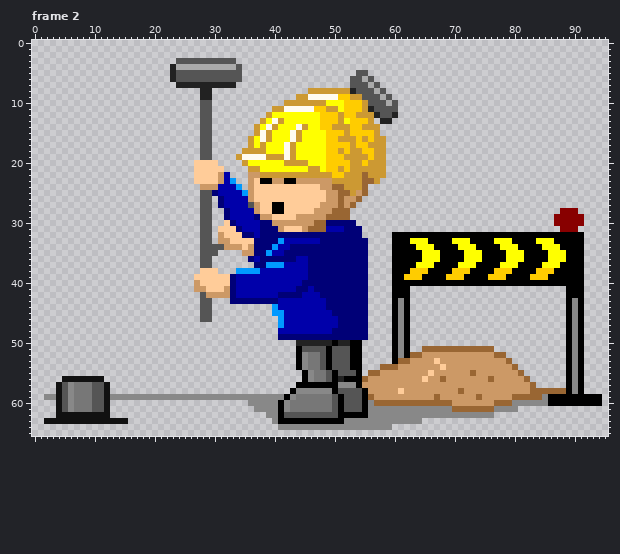
Animated GIF sprite: tutorials/interviewing/images/construction-1.gif. The first picture shows the starting point.
The file is 96x66 pixels, 6 frames. Shown: frame 2. The commit also changed other frames, which this record leaves out.
The same view after the edit:
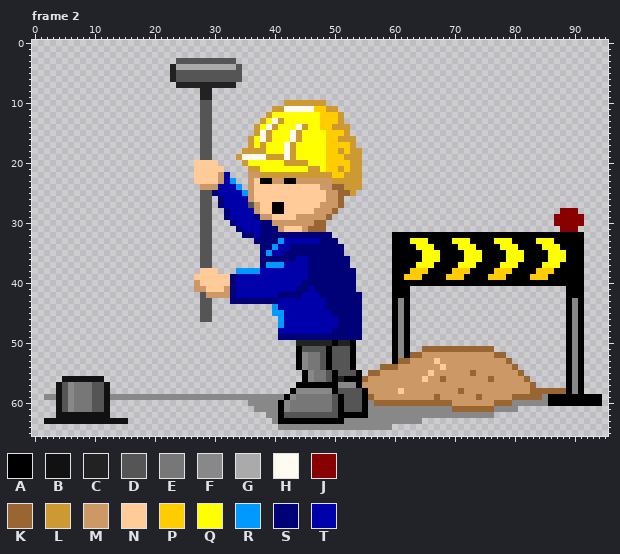
Palette (. is transparent): A #000000  B #111111  C #222222  D #555555  E #777777  F #888888  G #aaaaaa  H #fffbf0  J #880000  K #996633  L #cc9933  M #cc9966  N #ffcc99  P #ffcc00  Q #ffff00  R #0099ff  S #000077  T #0000aa
Diff:
Frame 2:
Colour A is removed in rows 50 to 54 at x 54.
Colour C is removed in row 8 at x 53; in row 11 at x 56; in row 12 at x 57 and 60; in row 13 at x 58 to 59.
Colour D is removed in row 5 at x 54 to 55; in row 6 at x 53 to 54 and 56; in row 7 at x 53 to 55 and 57; in row 8 at x 54 to 56 and 58; in row 9 at x 55 to 57 and 59; in row 10 at x 56 to 58 and 60.
Colour D is removed in row 11 at x 57 to 60; in row 12 at x 58 to 59; in row 34 at x 30 to 31; in row 35 at x 30.
Colour G is removed in row 6 at x 55; in row 7 at x 56; in row 8 at x 57; in row 9 at x 58; in row 10 at x 59.
Colour H is removed in row 9 at x 46 to 50.
Colour K is removed in row 22 at x 55; in row 23 at x 55 to 56; in rows 24 to 25 at x 55; in row 26 at x 54; in row 27 at x 53; in row 28 at x 51 to 52.
Colour K is removed in row 29 at x 50 to 52.
Colour L is removed in row 8 at x 46 to 52; in row 9 at x 44 to 45 and 53 to 54; in rows 10 to 11 at x 55; in row 12 at x 54 to 56; in row 13 at x 56; in row 14 at x 55 to 57.
Colour L is removed in row 15 at x 57; in row 16 at x 55 and 57 to 58; in row 17 at x 56 to 58; in row 18 at x 57 to 58; in row 19 at x 55 and 57 to 58; in row 20 at x 56 to 58.
Colour L is removed in row 21 at x 55 to 58; in row 22 at x 56 to 58; in row 23 at x 57.
Colour M is removed in row 25 at x 54; in row 26 at x 52 to 53; in row 27 at x 52; in row 32 at x 31; in row 33 at x 31 to 32; in row 34 at x 32 to 34 and 36.
Colour M is removed in row 35 at x 35 to 36.
Colour N is removed in row 30 at x 32; in row 31 at x 31 to 33; in row 32 at x 32 to 34; in row 33 at x 33 to 36; in row 34 at x 35.
Colour P is removed in row 9 at x 51 to 52; in rows 10 to 11 at x 52 to 54; in row 12 at x 52 to 53; in row 13 at x 53 to 55; in row 14 at x 53 to 54; in row 15 at x 53 to 56.
Colour P is removed in row 16 at x 54 and 56; in row 17 at x 54 to 55; in row 18 at x 55 to 56; in row 19 at x 56; in row 20 at x 55.
Colour Q is removed in row 10 at x 49 to 51; in row 11 at x 51; in row 13 at x 52.
Colour S is removed in row 30 at x 49 to 53; in row 31 at x 52 to 54; in row 32 at x 50 to 54; in row 33 at x 51 to 55; in rows 34 to 35 at x 37 and 52 to 55; in row 36 at x 36 and 53 to 55.
Colour S is removed in row 37 at x 37 and 53 to 55; in rows 38 to 41 at x 54 to 55; in rows 42 to 49 at x 55.
Colour T is removed in row 31 at x 49 to 51; in row 36 at x 37.
Pixel boxes of the changes (left, top, right, bottom) in both pictures:
erased: (296, 70, 398, 370)
erased: (212, 220, 260, 268)
